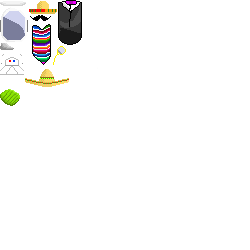
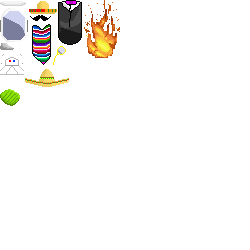
Comparing the layer stacks of the two 250×250 images. Changes:
added layer "Layer 11" above "Layer 10" over [84,0,120,58]
